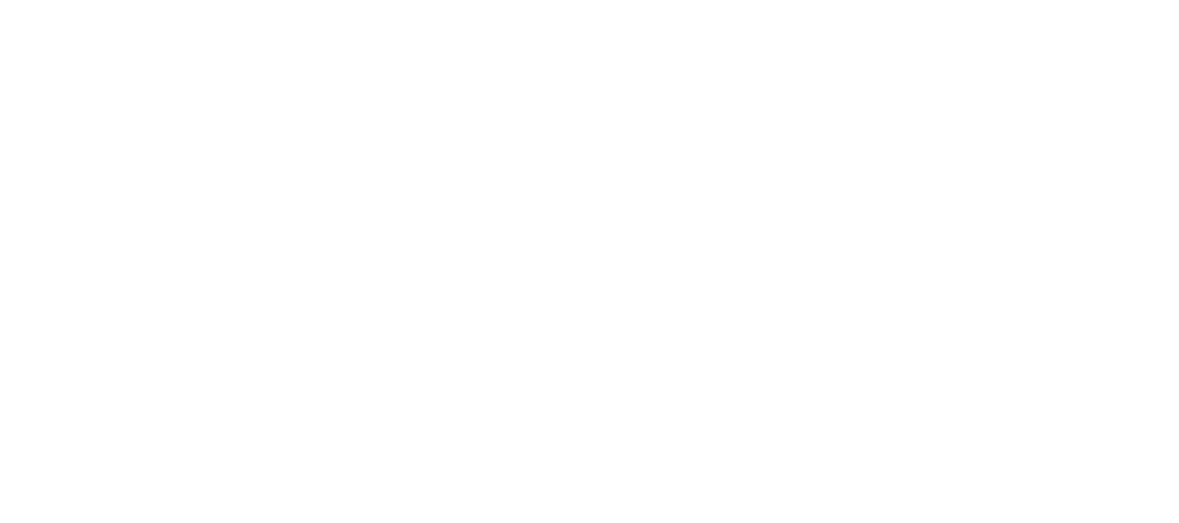
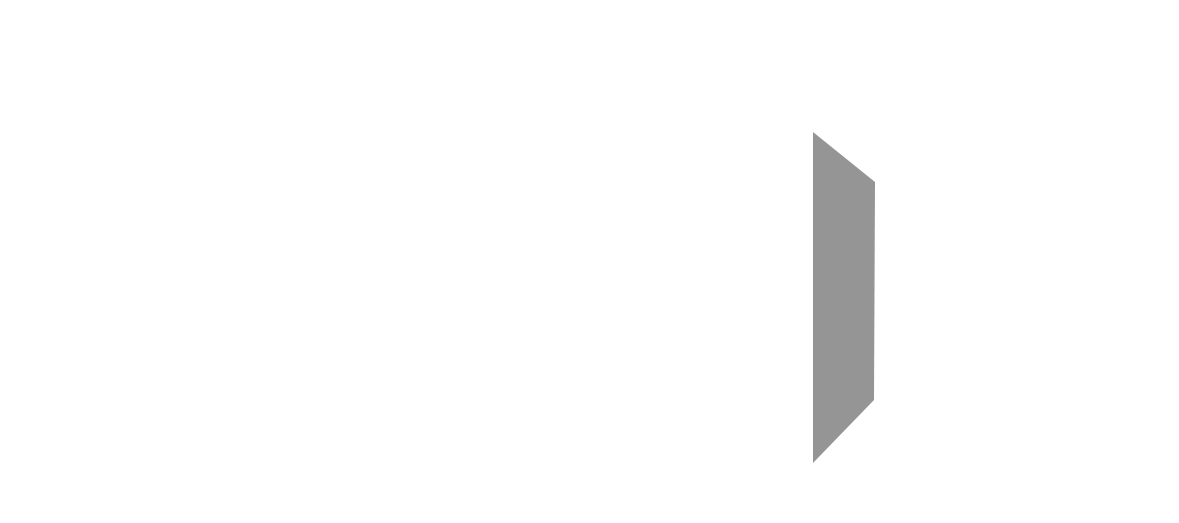
Before/after of a 1179 × 523 layered artwork. What changed in the layer stack:
added group "Fish" with 18 layers over 813, 132, 875, 463
added layer "Rectangle 1" in group "Fish" over 813, 132, 875, 463
